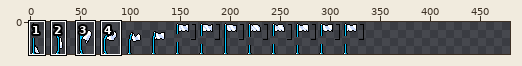
Sprite sheet -- res/image/respawn.png. Above, an overview of the earlier version with the close-up marked.
Close-up. First the earlier version:
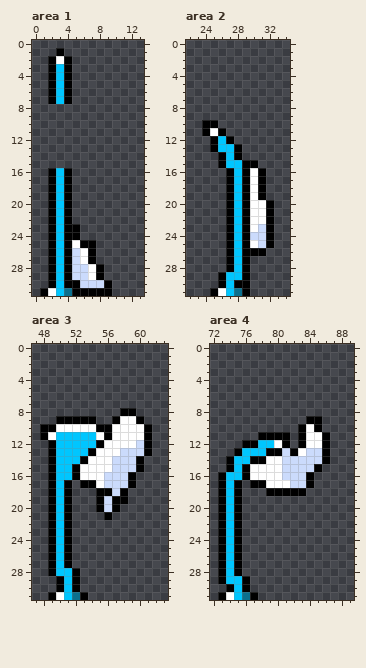
The file is 336x32 pixels. Shown: area 1: x 0..13, y 0..31; area 2: x 22..34, y 0..31; area 3: x 47..63, y 0..31; area 4: x 72..89, y 0..31. The old version is drawn lined up with the new one, on the new canvas. The commit also changed other parts of the picture, which this record leaves out.
The result:
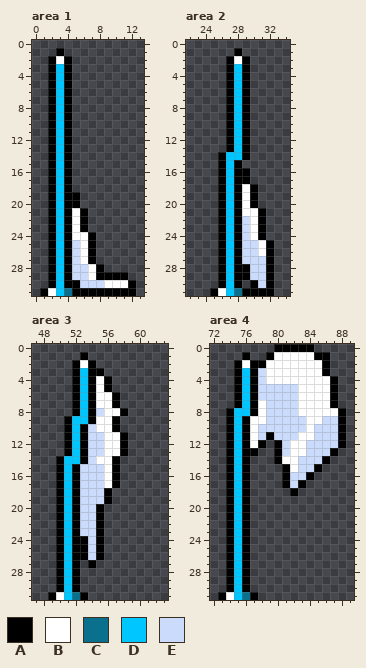
Palette (. is transparent): A #000000  B #ffffff  C #0b708e  D #00c6ff  E #cbdbfc
Difference:
canvas 336x32 -> 480x32
Changed rows in their new state; - is an unchanged pixel.
Area 1:
first column x 2:
 8 ADA
 9 ADA
10 ADA
11 ADA
12 ADA
13 ADA
14 ADA
15 ADA
first column x 5:
19 A--
20 A--
21 BA-
22 BA-
23 BA-
24 BBA
25 EB-
first column x 9:
29 AAA-
30 BBBA
31 -AAA
Area 2:
first column x 24:
 1 ----A----
 2 ---ABA---
 3 ---ADA---
 4 ---ADA---
 5 ---ADA---
 6 ---ADA---
 7 ---ADA---
 8 ---ADA---
 9 ---ADA---
10 ..-ADA---
11 ...ADA---
12 -..-DA---
13 -..ADA---
14 ----DA---
15 ----A..--
16 --ADA-..-
17 --ADA-..-
18 --ADABA.-
19 --ADABA.-
20 --ADABA..
21 --ADAB-A.
22 --ADAE-A.
23 --ADAE-A.
24 --ADAEBA.
25 --ADAEEB-
26 --ADAEEBA
27 --ADAEEEA
28 --ADA-EEA
29 ----A-EEA
30 -----.AEA
31 ------AAA
Area 3:
first column x 48:
 1 -----A--------
 2 ----ABA-------
 3 ----ADAA------
 4 ----ADABA-----
 5 ----ADABA-----
 6 ----ADABBA----
 7 ----ADABBA----
 8 ----ADAEBB-.--
 9 --.-DD-BB-...-
10 ...ADAEBBA....
11 ...A-AEEB-A...
12 -..A-AEE--A...
13 -..A-AEE--A...
14 -.A---E--A...-
15 -.A--EEE-A...-
16 -.A--EEEBA..--
17 -.ADAEEEBA..--
18 -.ADAEEE-..---
19 -.ADAEEEA..---
20 -.ADAEE-..----
21 -.ADAEEA.-----
22 -.ADAEEA------
23 -.ADAEEA------
24 -.ADAAEA------
25 -.ADAAEA------
26 -.ADAAEA------
27 -.ADA-A-------
28 -.A-----------
Area 4:
first column x 73:
 0 -------AAAAA----
 1 ---A--ABBBBBAA--
 2 --ABAABBBBBBBA--
 3 --ADAEBBBBBBBA--
 4 --ADAEBBBBBBBBA-
 5 --ADAEEEEEBBBBA-
 6 --ADAEEEEEBBBBA-
 7 --ADABEEEEBBBBA-
 8 -ADDABEEEEBBBBBA
 9 -ADABBEEEEEBBEEA
10 -ADABEEEEEE-EEEA
11 -ADABE-EEEB-EEEA
12 -AD-BA.AEBBEEEEA
13 -ADAA..--B---EA-
14 ---A...ABB------
15 ----....AB------
16 .A--....A-------
17 .ADA....A-A.----
18 .ADA--...-.-----
19 .ADA------------
20 .ADA------------
21 .ADA------------
22 .ADA------------
23 .ADA------------
24 .ADA------------
25 .ADA------------
26 .ADA------------
27 .ADA------------
28 .ADA------------
29 .A--------------
Boxes around the changes in both close-ups, in picture pixels (x1, y1, x2, y2):
changed: (48, 104, 136, 296)
changed: (202, 48, 274, 296)
changed: (40, 352, 152, 576)
changed: (218, 344, 346, 584)
